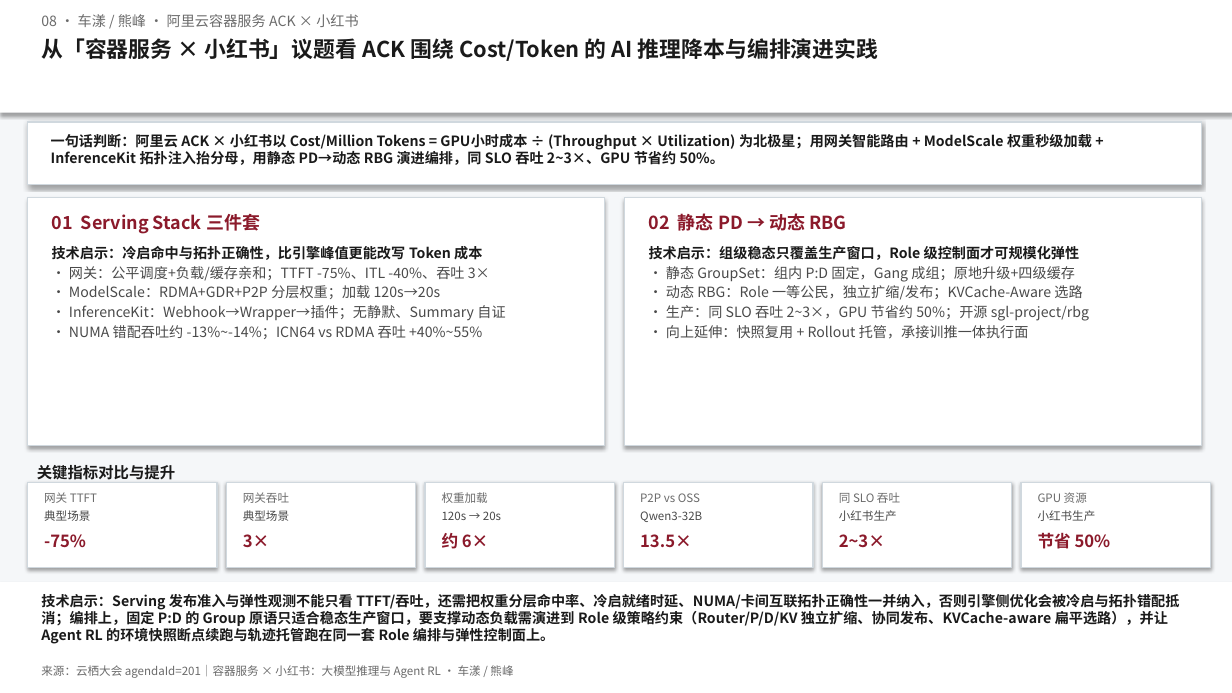
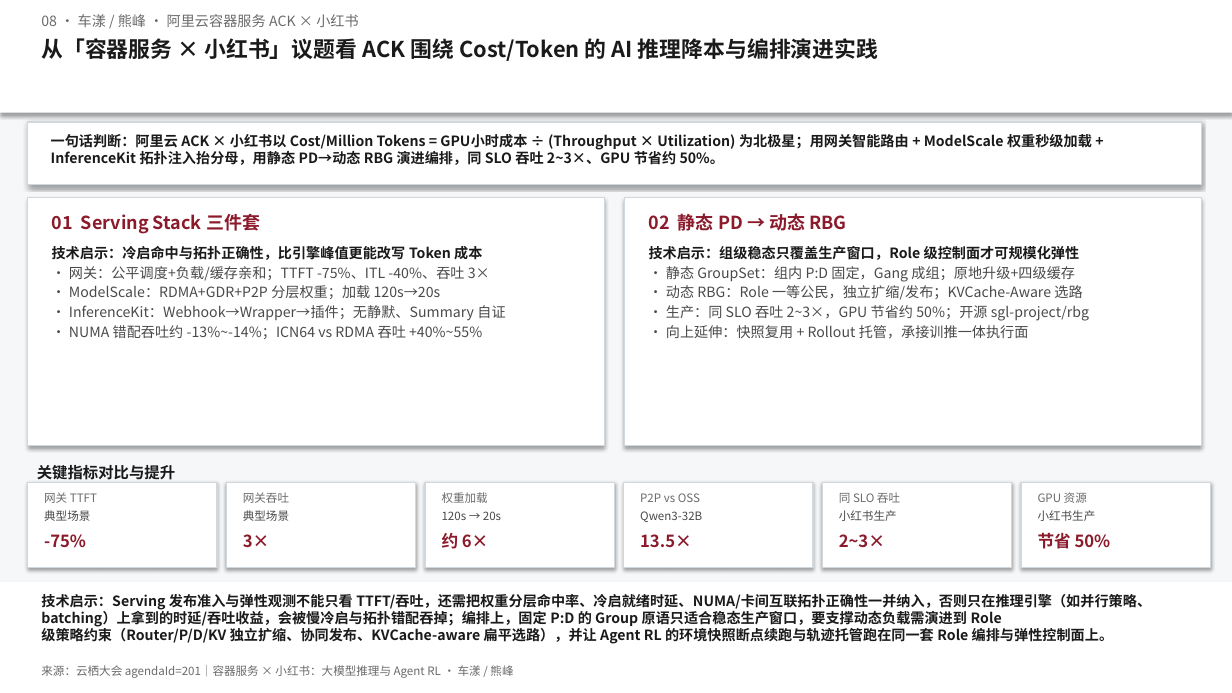
Before and after one commit to Annie-Summer/Kthena, a slide deck: slide 1 of yunqi-2026-agenda-201/docs/洞察一页-08-容器服务 × 小红书：大模型推理与 Agent RL.pptx. Drawn at 1232x693 pixels with LibreOffice and Linux fonts; fonts in the diff are those of the drawing. Boxes give left, top, right and bottom in pixels: in the first picture for what was removed or moved away, otherwise in the second. Text is boxed around its words. In the diff, an @@ line names an element or a change of style, - is before the commit and + after.

```diff
--- a/yunqi-2026-agenda-201/docs/洞察一页-08-容器服务 × 小红书：大模型推理与 Agent RL.pptx
+++ b/yunqi-2026-agenda-201/docs/洞察一页-08-容器服务 × 小红书：大模型推理与 Agent RL.pptx
@@ text at box(41, 594, 1151, 644): text changed @@
-技术启示：Serving 发布准入与弹性观测不能只看 TTFT/吞吐，还需把权重分层命中率、冷启就绪时延、NUMA/卡间互联拓扑正确性一并纳入，否则引擎侧优化会被冷启与拓扑错配抵消；编排上，固定 P:D 的 Group 原语只适合稳态生产窗口，要支撑动态负载需演进到 Role 级策略约束（Router/P/D/KV 独立扩缩、协同发布、KVCache-aware 扁平选路），并让 Agent RL 的环境快照断点续跑与轨迹托管跑在同一套 Role 编排与弹性控制面上。
+技术启示：Serving 发布准入与弹性观测不能只看 TTFT/吞吐，还需把权重分层命中率、冷启就绪时延、NUMA/卡间互联拓扑正确性一并纳入，否则只在推理引擎（如并行策略、batching）上拿到的时延/吞吐收益，会被慢冷启与拓扑错配吞掉；编排上，固定 P:D 的 Group 原语只适合稳态生产窗口，要支撑动态负载需演进到 Role 级策略约束（Router/P/D/KV 独立扩缩、协同发布、KVCache-aware 扁平选路），并让 Agent RL 的环境快照断点续跑与轨迹托管跑在同一套 Role 编排与弹性控制面上。
```
Also in this commit, not shown: 1 other file.
